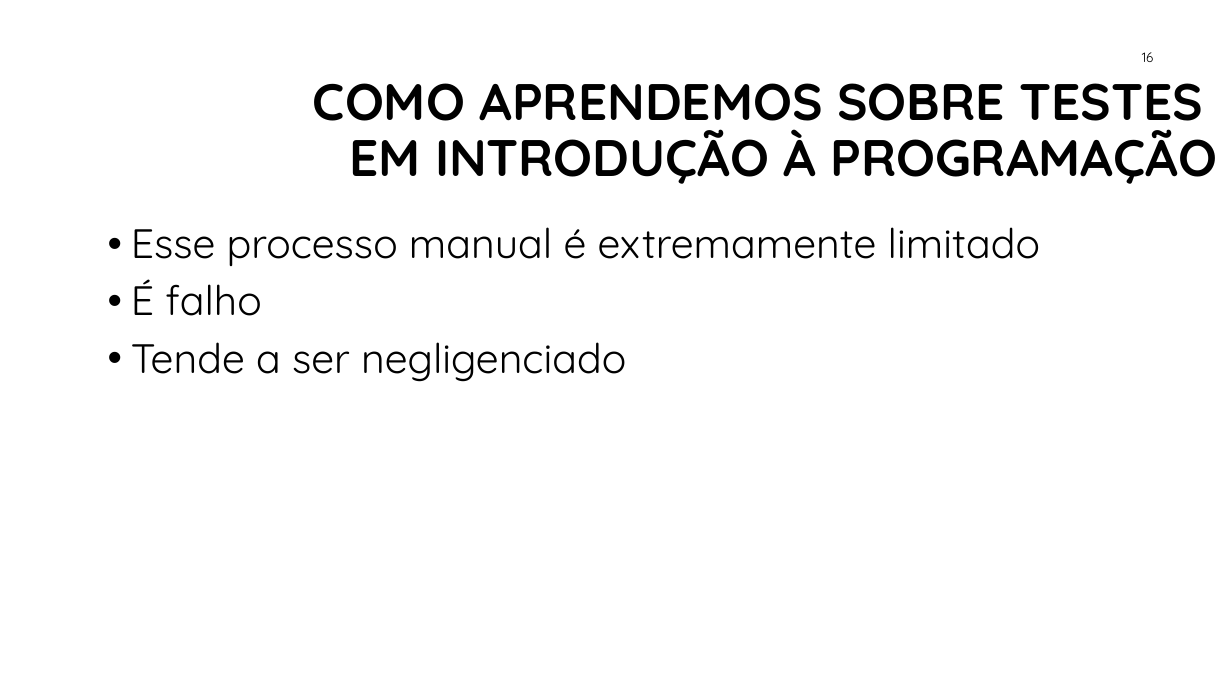
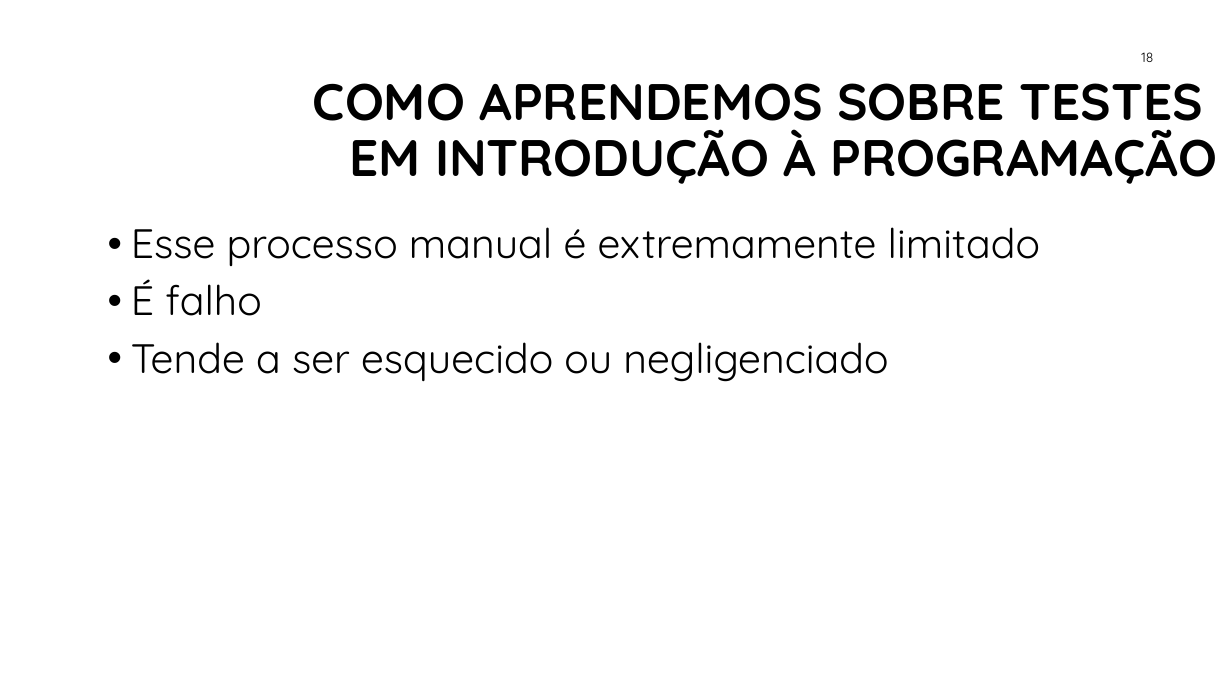
Before and after one commit to iftopalmas/testes-de-software, a slide deck: slide 18 of projects/01-introducao-tdd/tdd.pptx (slide 16 before the commit). Drawn at 1232x693 pixels with LibreOffice and Linux fonts; fonts in the diff are those of the drawing; background and template pictures are left out. Boxes give left, top, right and bottom in pixels: in the first picture for what was removed or moved away, otherwise in the second. Text is boxed around its words. In the diff, an @@ line names an element or a change of style, - is before the commit and + after.

Commit message:
Atualiza slides introdução tdd

```diff
--- a/projects/01-introducao-tdd/tdd.pptx
+++ b/projects/01-introducao-tdd/tdd.pptx
@@ page number at <box>1141,52,1153,62</box>: text changed @@
-16
+18
@@ text at <box>131,342,888,382</box>: text changed @@
-• Tende a ser negligenciado
+• Tende a ser esquecido ou negligenciado
```
Also in this commit, not shown: 7 other slides changed, 2 slides added, 1 other file.
